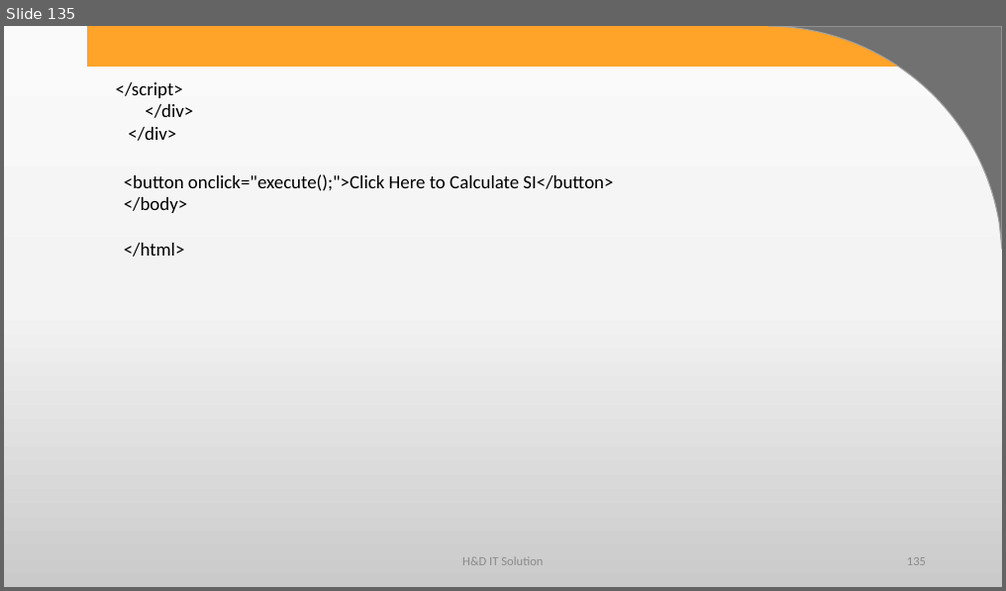
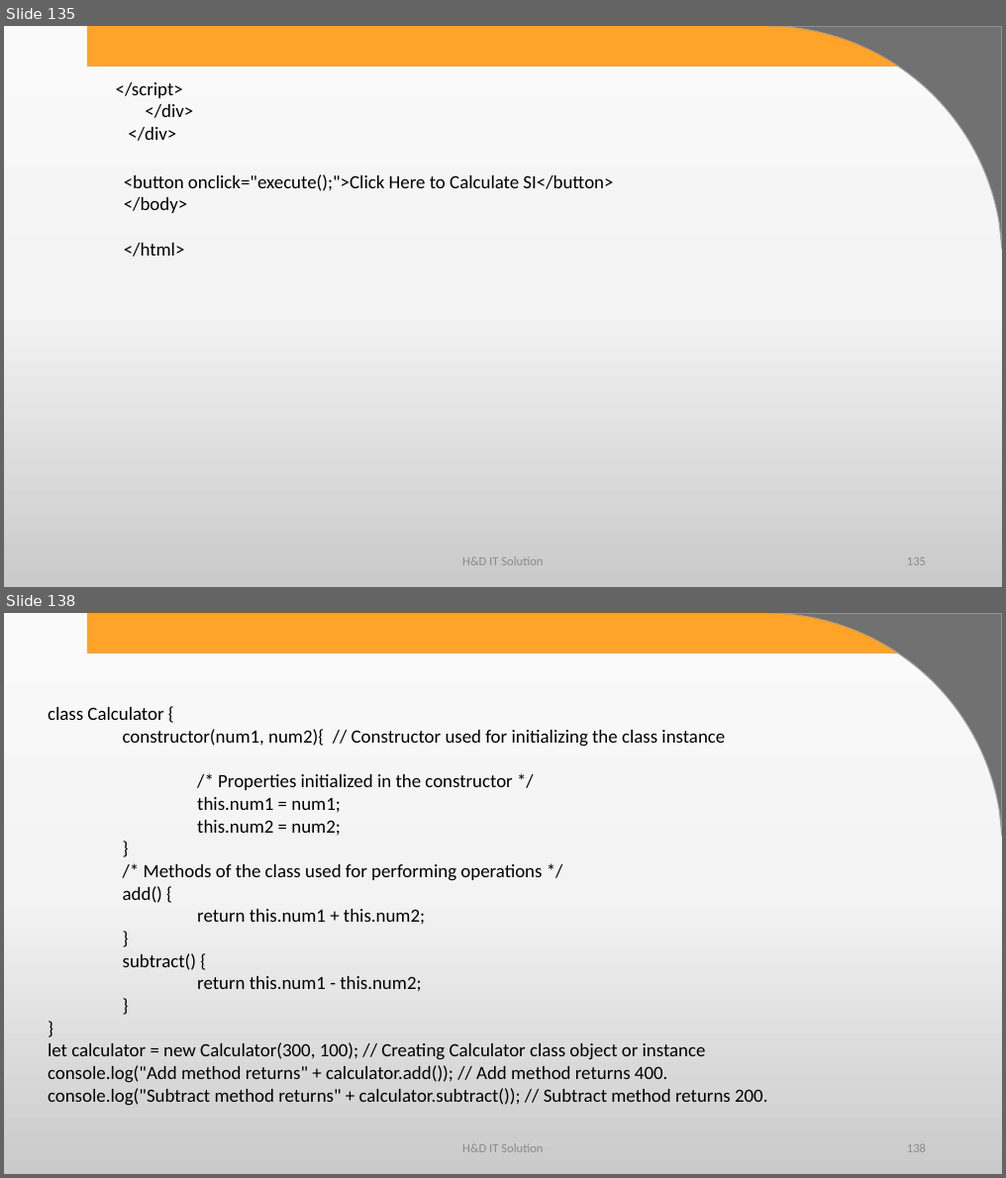
Before and after one commit to harshadasawant/javascript, a slide deck: ppt/JavaScript.pptx. Shown one above the other, each under a label of ours: slide 135 before the commit, slides 135 and 138 after it; the slides between them are not shown. The pictures are 1006x591 and 1006x1178 pixels, drawn with LibreOffice and Linux fonts; fonts in the diff are those of the drawing; background and template pictures are left out. Boxes give left, top, right and bottom in pixels: in the first picture for what was removed or moved away, otherwise in the second. Text is boxed around its words. In the diff, an @@ line names an element or a change of style, - is before the commit and + after.

Commit message:
exception class inheritance objects

```diff
--- a/ppt/JavaScript.pptx
+++ b/ppt/JavaScript.pptx
@@ slide 138 added at (4, 613, 1002, 1174), background gradient #FBFBFB to #F4F4F4 to #CBCBCB; not listed: 2 template elements that a slide beside it also shows @@
@@ text added at (48, 707, 767, 1106), 18 pt, text #000000 @@
+class Calculator {
+constructor(num1, num2){ // Constructor used for initializing the class instance
+/* Properties initialized in the constructor */
+this.num1 = num1;
+this.num2 = num2;
+}
+/* Methods of the class used for performing operations */
+add() {
+return this.num1 + this.num2;
+}
+subtract() {
+return this.num1 - this.num2;
+}
+}
+let calculator = new Calculator(300, 100); // Creating Calculator class object or instance
+console.log("Add method returns" + calculator.add()); // Add method returns 400.
+console.log("Subtract method returns" + calculator.subtract()); // Subtract method returns 200.
@@ text added at (462, 1145, 543, 1153), 12 pt, text #8C8C8C @@
+H&D IT Solution
@@ page number added at (907, 1145, 926, 1153), 12 pt, text #8C8C8C @@
+138
```
Also in this commit, not shown: 34 other slides added, 2 other files.
